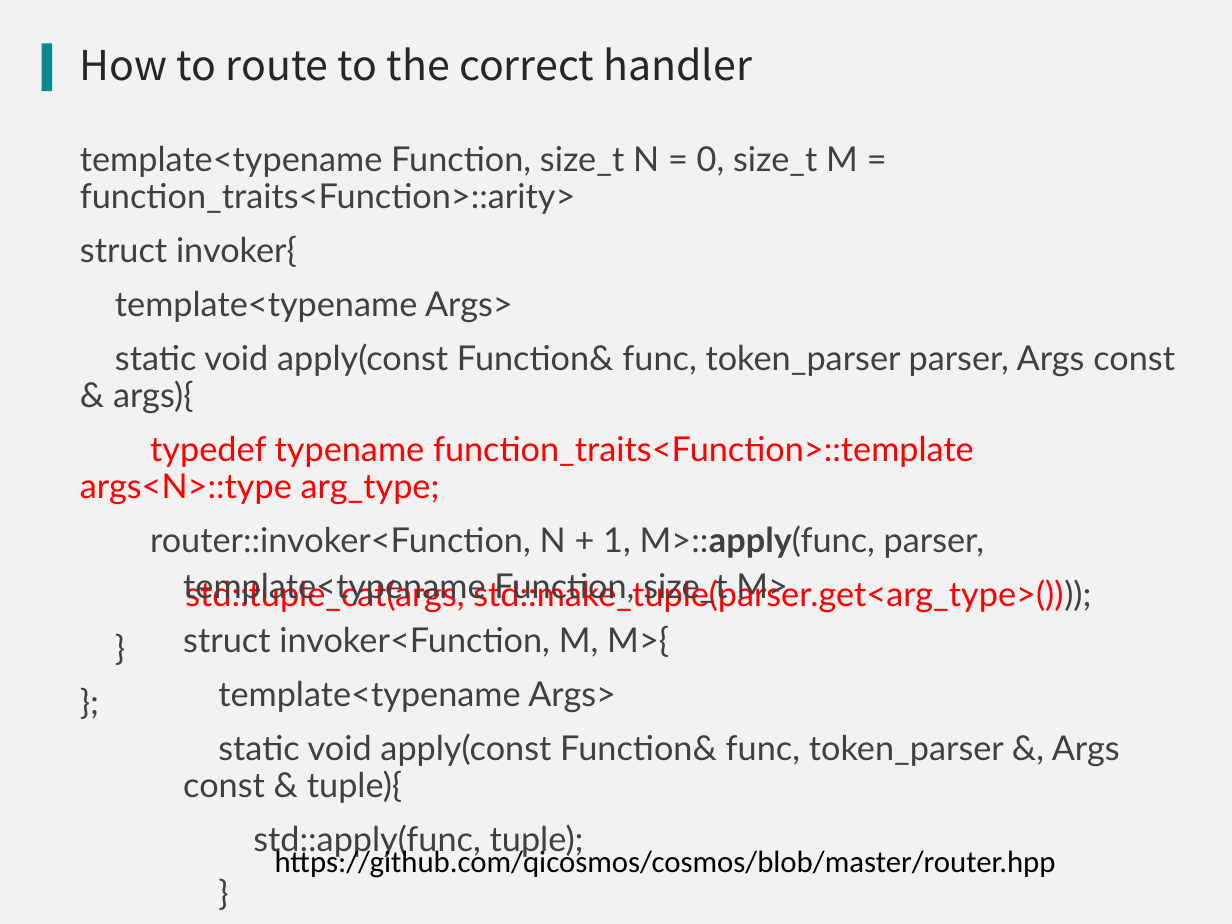
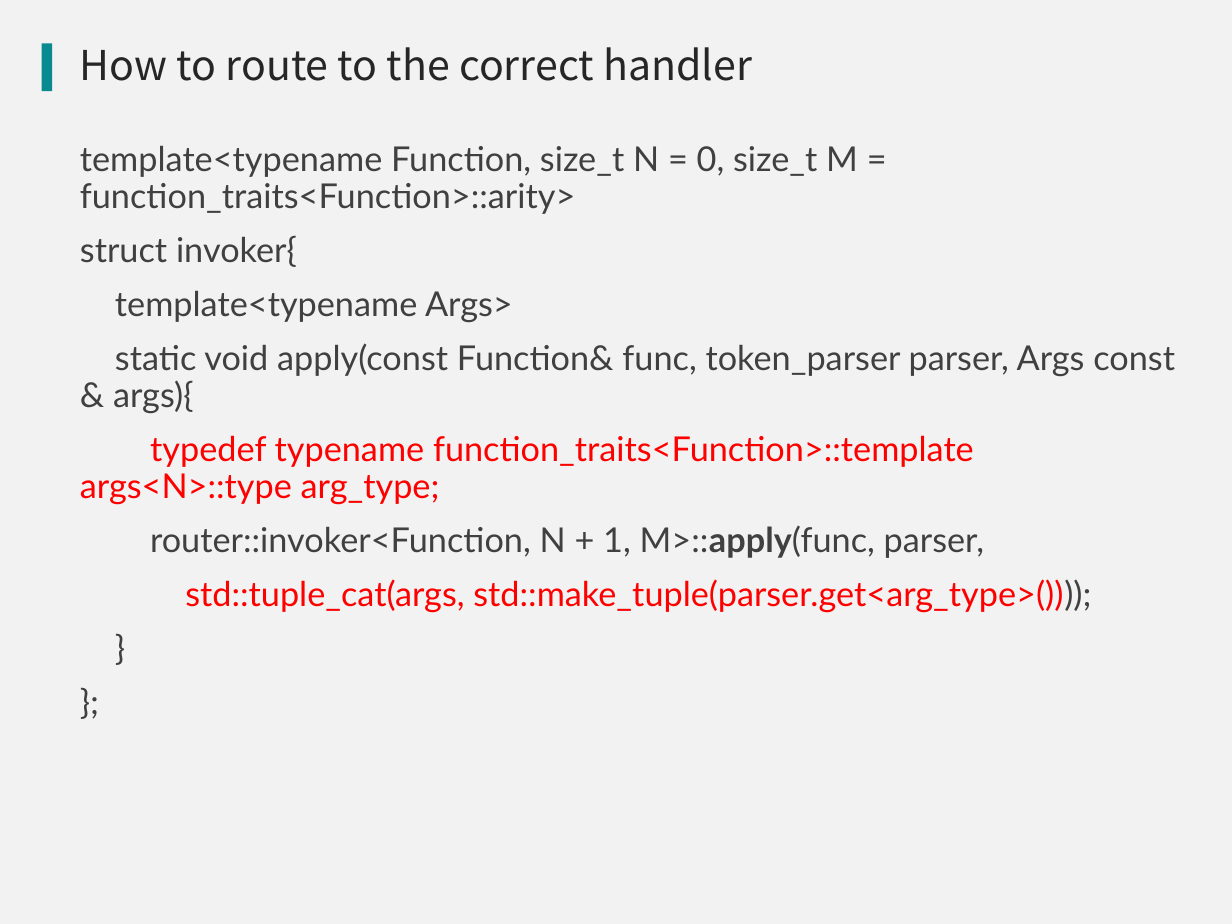
Before and after one commit to qicosmos/cppnow2017-ppt, a slide deck: slide 36 of An easy to use RPC framework implemented by c++11 and c++14.pptx (slide 35 before the commit). Drawn at 1232x924 pixels with LibreOffice and Linux fonts; fonts in the diff are those of the drawing; background and template pictures are left out. Boxes give left, top, right and bottom in pixels: in the first picture for what was removed or moved away, otherwise in the second. Text is boxed around its words. In the diff, an @@ line names an element or a change of style, - is before the commit and + after.

Commit message:
update

```diff
--- a/An easy to use RPC framework implemented by c++11 and c++14.pptx
+++ b/An easy to use RPC framework implemented by c++11 and c++14.pptx
@@ text removed at (183, 572, 1120, 857) @@
-template<typename Function, size_t M>
-struct invoker<Function, M, M>{
-template<typename Args>
-static void apply(const Function& func, token_parser &, Args const & tuple){
-std::apply(func, tuple);
-}
-};
@@ text removed at (275, 847, 1056, 878) @@
-https://github.com/qicosmos/cosmos/blob/master/router.hpp
```
Also in this commit, not shown: 2 other slides changed, 2 slides added.
